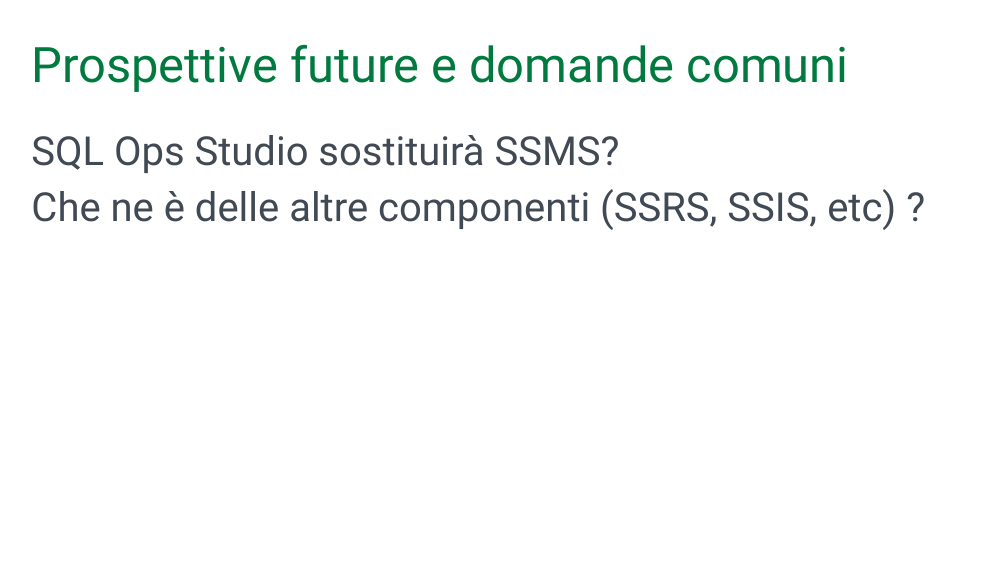
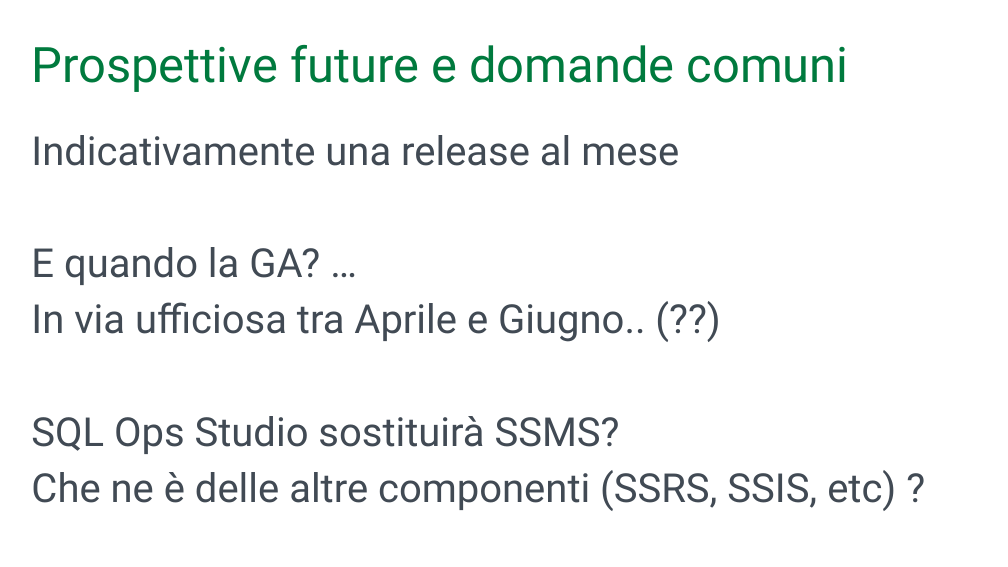
Before and after one commit to mrg3d/demo-opsstudio-repo, a slide deck: slide 19 of Introducing SQL Operations Studio.pptx (slide 20 before the commit). Drawn at 1008x567 pixels with LibreOffice and Linux fonts; fonts in the diff are those of the drawing; background and template pictures are left out. Boxes give left, top, right and bottom in pixels: in the first picture for what was removed or moved away, otherwise in the second. Text is boxed around its words. In the diff, an @@ line names an element or a change of style, - is before the commit and + after.

```diff
--- a/Introducing SQL Operations Studio.pptx
+++ b/Introducing SQL Operations Studio.pptx
@@ text at box(31, 135, 679, 342): paragraphs added @@
+Indicativamente una release al mese
+E quando la GA? …
+In via ufficiosa tra Aprile e Giugno.. (??)
```
Also in this commit, not shown: 3 other slides changed, 1 slide removed.
